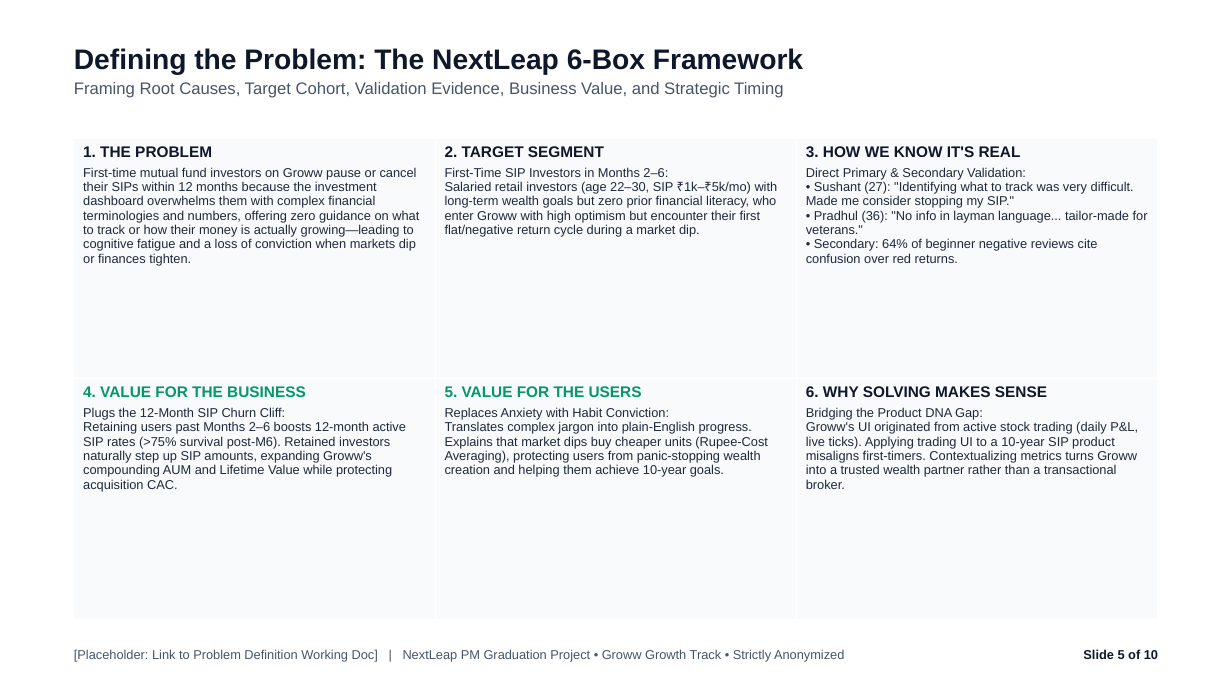
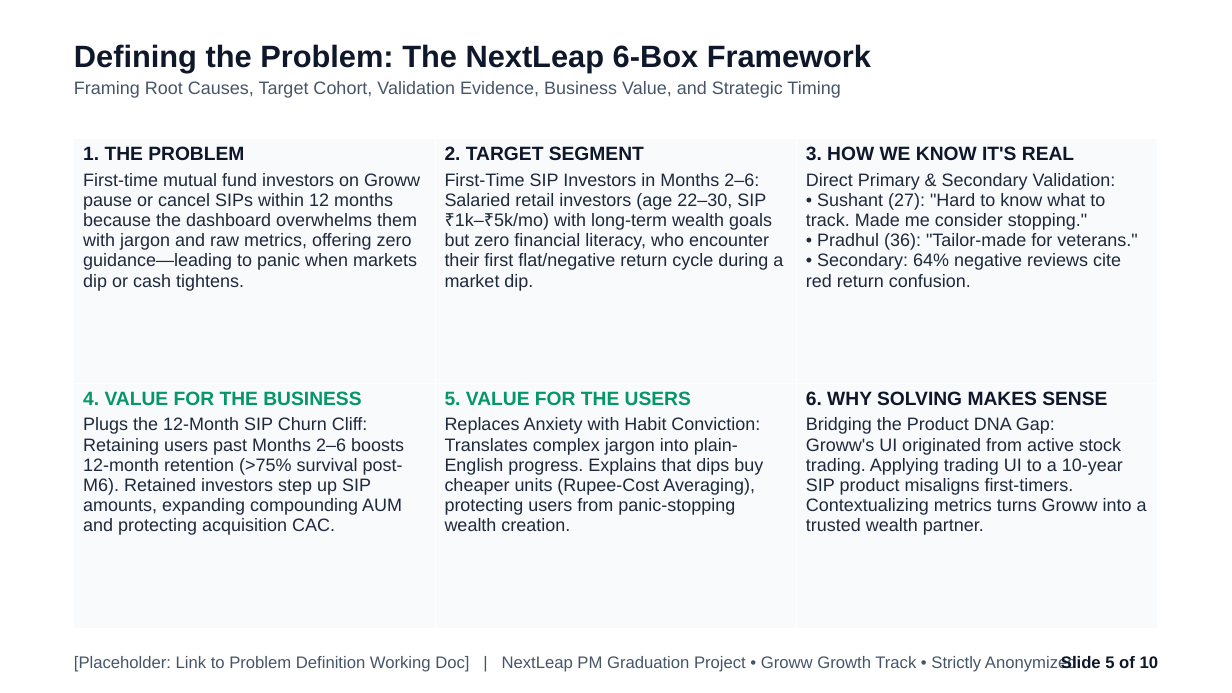
Before and after one commit to emilgeorgefranc95/NL_Grad_Proj_MVP_1, a slide deck: slide 5 of NL_Groww.pptx. Drawn at 1232x693 pixels with LibreOffice and Linux fonts; fonts in the diff are those of the drawing. Boxes give left, top, right and bottom in pixels: in the first picture for what was removed or moved away, otherwise in the second. Text is boxed around its words. In the diff, an @@ line names an element or a change of style, - is before the commit and + after.

Commit message:
Enforce strict >=14pt font size across all slide content and tables

```diff
--- a/NL_Groww.pptx
+++ b/NL_Groww.pptx
@@ text "Defining the Problem: The NextLeap ..." at <box>74,44,871,98</box>: size 22 to 24 pt in "Defining the Problem: The NextLeap 6-Box Framework"; size 13 to 14 pt in "Framing Root Causes, Target Cohort, Validation Evidence, ..." @@
@@ table at <box>74,139,1158,628</box> @@
-row 1: 1. THE PROBLEM / First-time mutual fund investors on Groww pause or cancel their SIPs within 12 months because the investment dashboard overwhelms them with complex financial terminologies and numbers, offering zero guidance on what to track or how their money is actually growing—leading to cognitive fatigue and a loss of conviction when markets dip or finances tighten. | 2. TARGET SEGMENT / First-Time SIP Investors in Months 2–6: Salaried retail investors (age 22–30, SIP ₹1k–₹5k/mo) with long-term wealth goals but zero prior financial literacy, who enter Groww with high optimism but encounter their first flat/negative return cycle during a market dip. | 3. HOW WE KNOW IT'S REAL / Direct Primary & Secondary Validation: • Sushant (27): "Identifying what to track was very difficult. Made me consider stopping my SIP." • Pradhul (36): "No info in layman language... tailor-made for veterans." • Secondary: 64% of beginner negative reviews cite confusion over red returns.
+row 1: 1. THE PROBLEM / First-time mutual fund investors on Groww pause or cancel SIPs within 12 months because the dashboard overwhelms them with jargon and raw metrics, offering zero guidance—leading to panic when markets dip or cash tightens. | 2. TARGET SEGMENT / First-Time SIP Investors in Months 2–6: Salaried retail investors (age 22–30, SIP ₹1k–₹5k/mo) with long-term wealth goals but zero financial literacy, who encounter their first flat/negative return cycle during a market dip. | 3. HOW WE KNOW IT'S REAL / Direct Primary & Secondary Validation: • Sushant (27): "Hard to know what to track. Made me consider stopping." • Pradhul (36): "Tailor-made for veterans." • Secondary: 64% negative reviews cite red return confusion.
-row 2: 4. VALUE FOR THE BUSINESS / Plugs the 12-Month SIP Churn Cliff: Retaining users past Months 2–6 boosts 12-month active SIP rates (>75% survival post-M6). Retained investors naturally step up SIP amounts, expanding Groww's compounding AUM and Lifetime Value while protecting acquisition CAC. | 5. VALUE FOR THE USERS / Replaces Anxiety with Habit Conviction: Translates complex jargon into plain-English progress. Explains that market dips buy cheaper units (Rupee-Cost Averaging), protecting users from panic-stopping wealth creation and helping them achieve 10-year goals. | 6. WHY SOLVING MAKES SENSE / Bridging the Product DNA Gap: Groww's UI originated from active stock trading (daily P&L, live ticks). Applying trading UI to a 10-year SIP product misaligns first-timers. Contextualizing metrics turns Groww into a trusted wealth partner rather than a transactional broker.
+row 2: 4. VALUE FOR THE BUSINESS / Plugs the 12-Month SIP Churn Cliff: Retaining users past Months 2–6 boosts 12-month retention (>75% survival post-M6). Retained investors step up SIP amounts, expanding compounding AUM and protecting acquisition CAC. | 5. VALUE FOR THE USERS / Replaces Anxiety with Habit Conviction: Translates complex jargon into plain-English progress. Explains that dips buy cheaper units (Rupee-Cost Averaging), protecting users from panic-stopping wealth creation. | 6. WHY SOLVING MAKES SENSE / Bridging the Product DNA Gap: Groww's UI originated from active stock trading. Applying trading UI to a 10-year SIP product misaligns first-timers. Contextualizing metrics turns Groww into a trusted wealth partner.
@@ text "[Placeholder: Link to Problem Definition ..." at <box>74,656,1077,672</box>: size 10 to 13 pt @@
@@ text "Slide 5 of 10" at <box>1061,656,1159,668</box>: size 10 to 13 pt @@
```
Also in this commit, not shown: 8 other slides changed, 1 other file.
